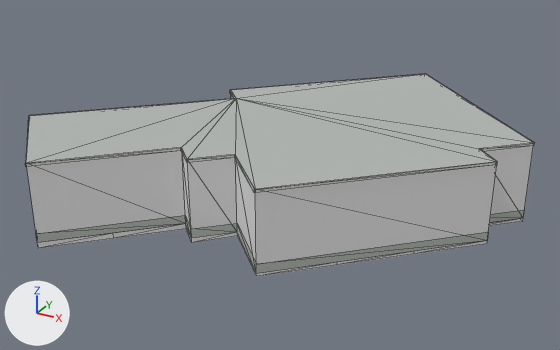
The glTF model public/models/buildings/osm-way-49773524.glb, before and after one commit.
One viewpoint serves both versions: a 50 mm lens placed at (13.4, -23.6, 13.01), pointed at (-0.15, 1.05, 0.69). Every picture has the same lights, and +X, +Y and +Z are marked at lower left. The first picture is the older version. Mesh edges are drawn as thin lines. Where no turn or scale is listed for an object, it has been applied to the vertices. Vertices at exactly the same position are counted once.

The first picture shows 'building foundation 49773524', 'reality 49773524 near reality aged pale plaster', 'reality 49773524 near reality concrete plinth', 'reality 49773524 near reality flat weathered roof', 'reality 49773524 near reality pale aluminum sill'.
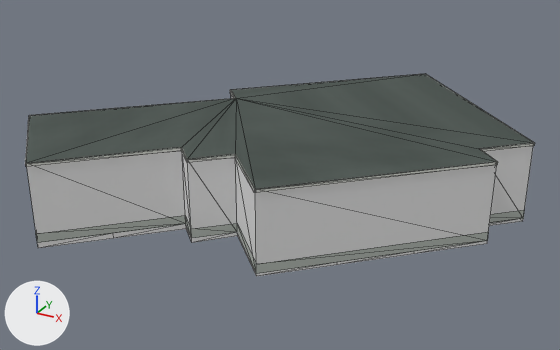
Where the change shows, as pixel boxes [x1, y1, x2, y2] in the pictures (560 x 350 px):
```json
{"object": "reality 49773524 near reality flat weathered roof", "change": "surface changed", "before": [26, 74, 533, 189], "after": [26, 74, 533, 189], "on screen": "darker"}
{"part": 1, "of": "me_reality_49773524_near_reality_pale_aluminum_sill", "change": "built on", "before": [25, 74, 535, 192], "after": [25, 74, 535, 192]}
```

Scene script edits in JSON lines:
```json
{"op": "add", "block": "img_roof_color", "code": ["img_roof_color = load_image('roof-color', 'textures/1de3d7bb6546b7423004abcc0fb627c4d0c6ad03316b21d76a93f9bf4f470ca6.png', 256, 256, 'sRGB')"]}
{"op": "remove", "block": "mat_reality_flat_weathered_roof", "code": "mat_reality_flat_weathered_roof.base_color = (0.451, 0.475, 0.455)  # grey #b3b7b4"}
{"op": "add", "block": "mat_reality_flat_weathered_roof", "code": "mat_reality_flat_weathered_roof.texture = img_roof_color"}
{"block": "me_reality_49773524_near_reality_pale_aluminum_sill", "where": "# used by ob_reality_49773524_near_reality_pale_aluminum_sill; location = (0.0, 0.0, 0.0)"}
{"op": "remove", "block": "me_reality_49773524_near_reality_pale_aluminum_sill", "code": "me_reality_49773524_near_reality_pale_aluminum_sill.from_pydata(...)  # 48 vertices, 24 faces; spans x -8.9..8.9, y -6.8..9.7, z 2.9..3.0"}
{"op": "add", "block": "me_reality_49773524_near_reality_pale_aluminum_sill", "code": "me_reality_49773524_near_reality_pale_aluminum_sill.from_pydata(...)  # 60 vertices, 48 faces; spans x -8.9..8.9, y -6.8..9.7, z 2.9..3.0"}
{"block": "me_reality_49773524_near_reality_pale_aluminum_sill", "change": "me_reality_49773524_near_reality_pale_aluminum_sill part 1"}
{"block": "me_reality_49773524_near_reality_pale_aluminum_sill", "change": "18 faces are deleted"}
{"block": "me_reality_49773524_near_reality_pale_aluminum_sill", "change": "12 vertices are added at x -8.9..8.9, y -6.8..9.7, z 3.0"}
{"block": "me_reality_49773524_near_reality_pale_aluminum_sill", "change": "42 new faces join them"}
```
